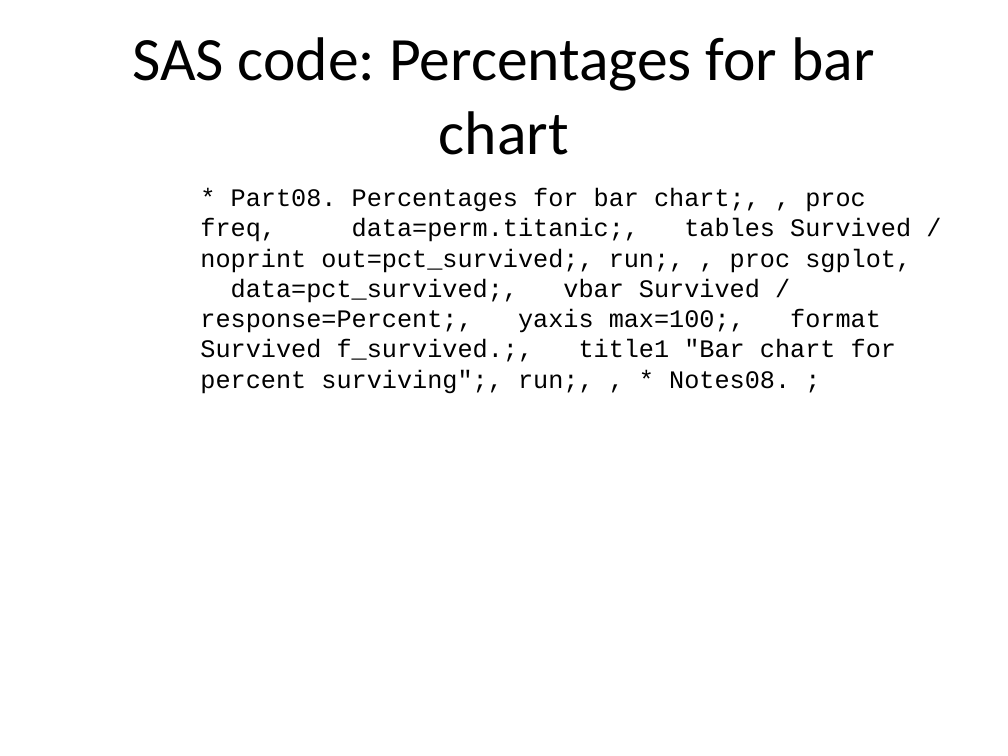
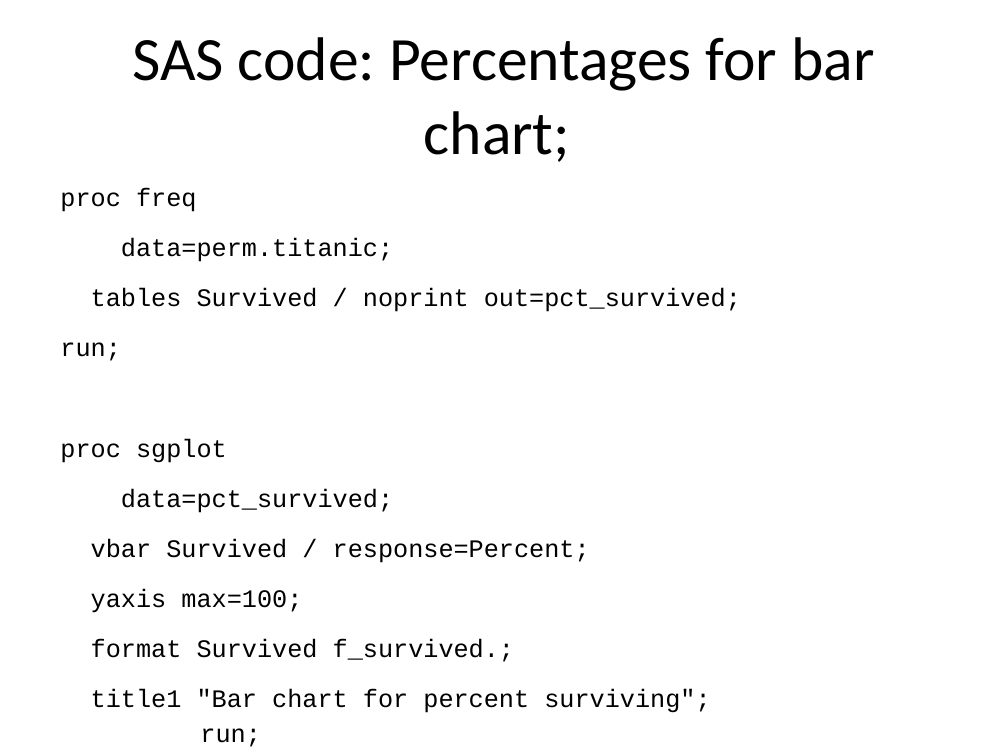
Before and after one commit to pmean/introduction-to-SAS, a slide deck: slide 17 of results/m04-slides-and-speaker-notes.pptx. Drawn at 1008x756 pixels with LibreOffice and Linux fonts; fonts in the diff are those of the drawing. Boxes give left, top, right and bottom in pixels: in the first picture for what was removed or moved away, otherwise in the second. Text is boxed around its words. In the diff, an @@ line names an element or a change of style, - is before the commit and + after.

```diff
--- a/results/m04-slides-and-speaker-notes.pptx
+++ b/results/m04-slides-and-speaker-notes.pptx
@@ title at (132, 37, 874, 162): text changed @@
-SAS code: Percentages for bar chart
+SAS code: Percentages for bar chart;
@@ text at (60, 188, 741, 747): text changed @@
-* Part08. Percentages for bar chart;, , proc freq, data=perm.titanic;, tables Survived / noprint out=pct_survived;, run;, , proc sgplot, data=pct_survived;, vbar Survived / response=Percent;, yaxis max=100;, format Survived f_survived.;, title1 "Bar chart for percent surviving";, run;, , * Notes08. ;
+proc freq
+data=perm.titanic;
+tables Survived / noprint out=pct_survived;
+run;
+proc sgplot
+data=pct_survived;
+vbar Survived / response=Percent;
+yaxis max=100;
+format Survived f_survived.;
+title1 "Bar chart for percent surviving";
+run;
```
Also in this commit, not shown: 17 other slides changed, 3 slides added, 16 slides removed, 2 other files.
